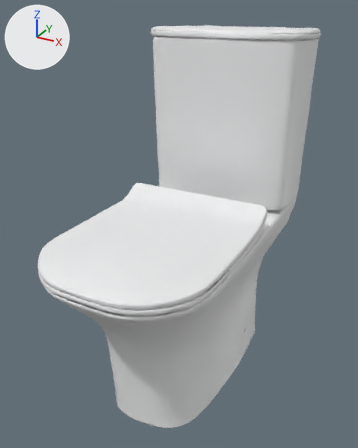
Before and after pictures for a commit that changed the glTF model public/models/toilet.glb.
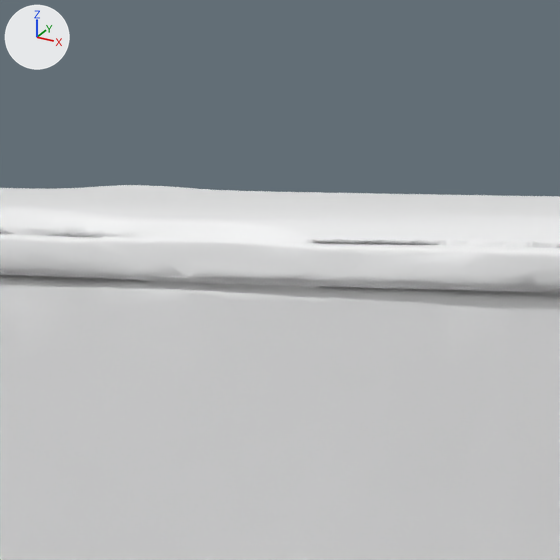
Old and new are each drawn whole from a camera (50 mm lens) standing at (0.594, -1.092, 1.033) and looking at (-0.003, -0.006, 0.49) and again close up on the part from 53% to 74% of the width and 0% to 17% of the height. The axes (+X, +Y, +Z) are drawn at upper left. The lights are the same throughout. The last two pictures show the newer version. Where no turn or scale is listed for an object, it has been applied to the vertices.

In view in the first close-up: 'tripo_node_86d16216-0c8c-4073-b244-4416a0d8beb1'.
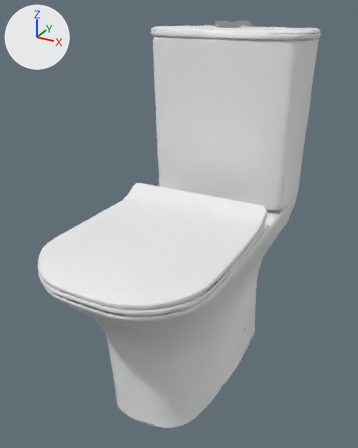
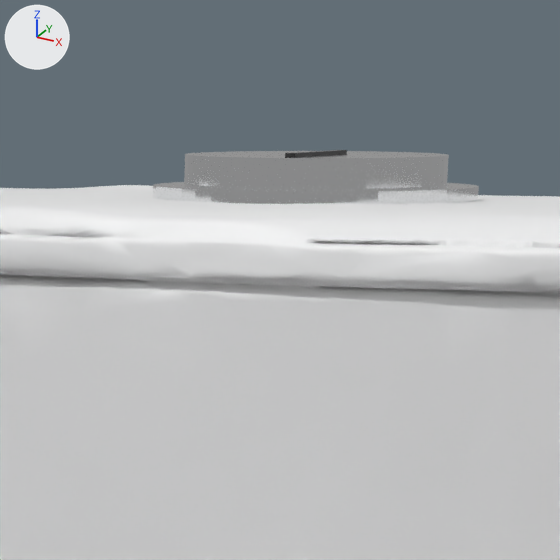
Commit message: Add chrome flush button to showroom toilet lid

Where the change shows, as pixel boxes (x1, y1, x2, y2) in the close-ups (560 x 560 px):
```json
{"object": "tripo_node_86d16216-0c8c-4073-b244-4416a0d8beb1", "change": "moved", "before": [0, 185, 560, 560], "after": [0, 185, 560, 560]}
{"object": "ButtonRing", "change": "added", "after": [153, 151, 479, 204]}
{"object": "ButtonGroove", "change": "added", "after": [285, 150, 347, 156]}
```

Scene script edits in JSON lines:
```json
{"op": "add", "block": "mat_chromebutton", "code": ["mat_chromebutton = principled_material('ChromeButton')", "mat_chromebutton.base_color = (0.86, 0.87, 0.88)  # white #eff0f1", "mat_chromebutton.metallic = 1.0", "mat_chromebutton.roughness = 0.08"]}
{"op": "add", "block": "mat_buttongroove", "code": ["mat_buttongroove = principled_material('ButtonGroove')", "mat_buttongroove.base_color = (0.05, 0.05, 0.05)  # dark grey #3f3f3f", "mat_buttongroove.metallic = 0.3", "mat_buttongroove.roughness = 0.3"]}
{"op": "add", "block": "me_cylinder", "code": ["me_cylinder = bpy.data.meshes.new('Cylinder')", "me_cylinder.from_pydata(...)  # a 48-sided cylinder along z spanning x -0.062..0.062, y -0.062..0.062, z -0.0085..-0.0025; a 48-sided cylinder along z spanning x -0.05..0.05, y -0.05..0.05, z -0.0035..0.0085", "me_cylinder.materials.append(mat_chromebutton)  # white #eff0f1"]}
{"op": "add", "block": "me_cube", "code": ["me_cube = bpy.data.meshes.new('Cube')", "me_cube.from_pydata(...)  # a box spanning x -0.002..0.002, y -0.025..0.025, z -0.0005..0.0005", "me_cube.materials.append(mat_buttongroove)  # dark grey #3f3f3f"]}
{"op": "add", "block": "ob_buttonring", "code": ["ob_buttonring = bpy.data.objects.new('ButtonRing', me_cylinder)", "ob_buttonring.location = (0.0, 0.3, 0.9861)"]}
{"op": "add", "block": "ob_buttongroove", "code": ["ob_buttongroove = bpy.data.objects.new('ButtonGroove', me_cube)", "ob_buttongroove.location = (0.0, 0.3, 0.9951)"]}
```
